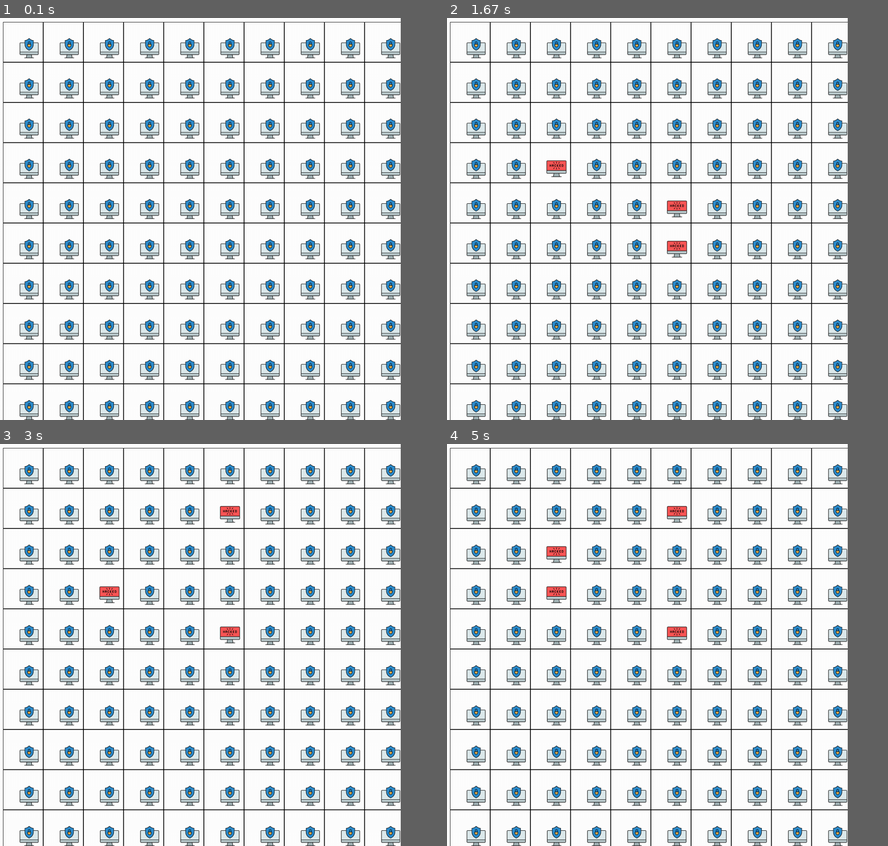
Above: before the commit, frames 1-4 (two rows, left to right).
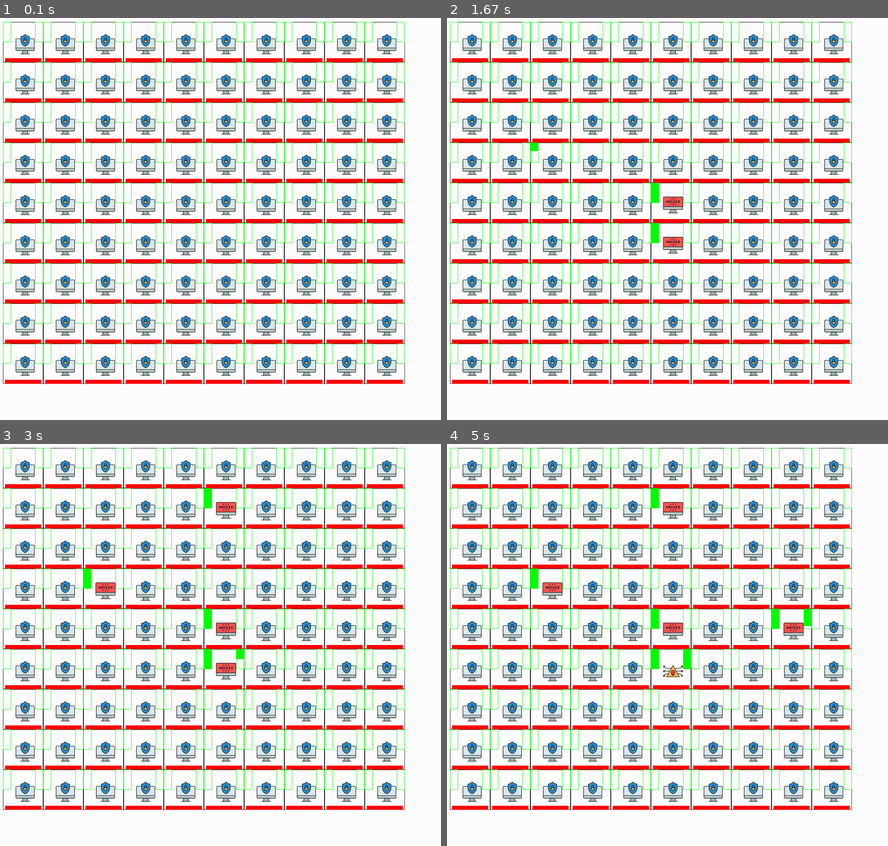
Above: after the commit, the same moments.

Repository: IISERGEYII/Project_Kazarnikov_And_Shulga
Game: pygame game, started from the_playing_field.py
Same seed, same stepped clock (60 frames per second), same inputs: the game is played once before the commit and once after it.
Inputs (mouse positions are in pixels of both pictures, inside the frame that each line leads up to):
- Up to frame 1 (0.1 s): no input
- Up to frame 2 (1.67 s): click (667, 219) at 0.4 s; click (667, 247) at 0.72 s; click (530, 158) at 1.05 s
- Up to frame 3 (3 s): click (229, 512) at 1.88 s; click (224, 689) at 2.22 s
- Up to frame 4 (5 s): click (782, 608) at 3.55 s; click (804, 636) at 3.88 s; click (539, 568) at 4.72 s
In our replay, the window is 818x818 before the commit and 900x818 after it. These sizes can differ from the game's own. Grey fills any space a smaller window leaves; there, only what the larger window draws over its background counts as a difference.

The runs differ from the first frame. In frame 1, 33% of the frame differs, in the area x 0-92%, y 0-100%; in frame 2, 34%; in frame 3, 34%; in frame 4, 34%.

Commit message:
Первичное отображение поля и отображения взлома/шифровки

Diff:
--- a/board_pygame.py
+++ b/board_pygame.py
@@ -12,6 +12,61 @@
         self.blockedList = []
         self.main = False
         self.__initAV(mode_coeff, HP)
+
+    def __initAV(self, mode_coeff, HP):
+        random.seed()
+        avType = random.randrange(1, 5)
+        if avType == 1:
+            self.av = AV_Kaspersky(mode_coeff, HP)
+        elif avType == 2:
+            self.av = AV_Bitdefender(mode_coeff, HP)
+        elif avType == 3:
+            self.av = AV_Norton(mode_coeff, HP)
+        elif avType == 4:
+            self.av = AV_Mcafee(mode_coeff, HP)
+
+    def getAV(self):
+        return self.av
+
+    def getTypeAV(self):
+        return self.av.type
+
+    def isHacked(self):
+        return self.hacked
+
+    def isEncrypted(self):
+        return self.encrypted
+
+    def isBlocked(self):
+        return bool(len(self.isBlockedByList))
+
+    def isAccess(self):
+        return self.access
+
+    def isMain(self):
+        return self.main
+
+    def setBlock(self, blockFlag, av):
+        if blockFlag is True:
+            self.isBlockedByList.append(av)
+        else:
+            self.isBlockedByList.remove(av)
+
+    def setAccess(self):
+        self.access = True
+
+    def setMain(self):
+        self.main = True
+
+    def setHacked(self):
+        self.hacked = True
+        self.av.hp = 0
+
+    def setEncrypted(self):
+        self.encrypted = True
+
+    def avActive(self):
+        return self.av.isActive()
 
 
 class Board:
--- a/field.py
+++ b/field.py
@@ -1,17 +1,17 @@
 from PyQt6.QtWidgets import QWidget, QPushButton, QGridLayout, QProgressBar, QHBoxLayout, QLCDNumber, \
-    QDialog, QVBoxLayout
+    QDialog, QVBoxLayout, QApplication
 from PyQt6.QtCore import Qt, QTimer, QSize
 from PyQt6.QtGui import QPixmap, QIcon
 from board import *
+import sys
 
 
 class The_playing_field(QWidget):
 
-    def __init__(self, mainWidget, params):
+    def __init__(self):
         super().__init__()
-        self.main_widget = mainWidget
-        self.params = params
-        self.board = Board(params)
+        self.init_param = {"rows": 10, "cols": 10, "mode_coeff": 1.5, "HP": 60}
+        self.board = Board(self.init_param)
         self.nodes = {}
         self.timers = {}
         self.icons = {}
@@ -68,7 +68,7 @@
         self.lcd_number.setFixedSize(1000, 50)
         self.end_timer = QTimer(self)
         self.end_timer.timeout.connect(self.timeout_end)
-        self.end_time = int(60 * (2 - self.params.get("mode_coeff")))
+        self.end_time = int(60 * (2 - self.init_param.get("mode_coeff")))
         self.lcd_number.display(self.end_time)
         timerGroup.addWidget(self.lcd_number)
         self.mainGroup.addLayout(timerGroup)
@@ -335,3 +335,10 @@
         self.lcd_number.display(self.end_time)
         if self.end_time == 0:
             self.end_game()
+
+
+if __name__ == '__main__':
+    app = QApplication(sys.argv)
+    ex = The_playing_field()
+    ex.show()
+    sys.exit(app.exec())
--- a/the_playing_field.py
+++ b/the_playing_field.py
@@ -1,14 +1,184 @@
 import pygame
 import os
-
-from board_pygame import Board, Node
+import random
+
+
+class Node:
+
+    def __init__(self, row, col, mode_coeff, HP):
+        self.row = row
+        self.col = col
+        self.hacked = False
+        self.encrypted = False
+        self.access = False
+        self.hackProgress = 0
+        self.encryptedProgress = 0
+        self.isBlockedByList = []
+        self.blockedList = []
+        self.main = False
+        self.phase_node = 1
+
+    #        self.__initAV(mode_coeff, HP)
+
+    #    def __initAV(self, mode_coeff, HP):
+    #        random.seed()
+    #        avType = random.randrange(1, 5)
+    #        if avType == 1:
+    #            self.av = AV_Kaspersky(mode_coeff, HP)
+    #        elif avType == 2:
+    #            self.av = AV_Bitdefender(mode_coeff, HP)
+    #        elif avType == 3:
+    #            self.av = AV_Norton(mode_coeff, HP)
+    #        elif avType == 4:
+    #            self.av = AV_Mcafee(mode_coeff, HP)
+
+    def getAV(self):
+        return self.av
+
+    def getTypeAV(self):
+        return self.av.type
+
+    def isHacked(self):
+        return self.hacked
+
+    def isEncrypted(self):
+        return self.encrypted
+
+    def isBlocked(self):
+        return bool(len(self.isBlockedByList))
+
+    def isAccess(self):
+        return self.access
+
+    def isMain(self):
+        return self.main
+
+    def setBlock(self, blockFlag, av):
+        if blockFlag is True:
+            self.isBlockedByList.append(av)
+        else:
+            self.isBlockedByList.remove(av)
+
+    def setAccess(self):
+        self.access = True
+
+    def setMain(self):
+        self.main = True
+
+    def setHacked(self):
+        self.hacked = True
+
+    #       self.av.hp = 0
+
+    def setEncrypted(self):
+        self.encrypted = True
+
+    def avActive(self):
+        return self.av.isActive()
+
+
+class Board:
+    def __init__(self, params):
+        self.rows = params.get("rows")
+        self.cols = params.get("cols")
+        self.mode_coeff = params.get("mode_coeff")
+        self.HP = params.get("HP")
+        self.__initNodes()
+        #        self.virus = Virus()
+        self.alarmTimerActive = False
+        self.list_picture_number = []
+        self.activeAV = []
+        self.activeRepairs = []
+
+    def __initNodes(self):
+        random.seed()
+        self.nodeList = [[Node(i, j, self.mode_coeff, self.HP) for j in range(self.cols)] for i in range(self.rows)]
+
+        startCol = 0
+        selectSet = list(range(self.rows))
+
+        while startCol < self.cols:
+            startRow = random.choice(selectSet)
+            startNode = self.getNodeByIndex(startRow, startCol)
+            if startNode is None:
+                selectSet.remove(startRow)
+                if len(selectSet) == 0:
+                    startCol += 1
+                    selectSet = list(range(self.rows))
+            else:
+                break
+
+        startNode.setAccess()
+        startNode.setHacked()
+        startNode.hackProgress = 100
+        startNode.encryptedProgress = 100
+        accessibleNodes = self.accessibleNodes(startNode)
+        for node in accessibleNodes:
+            node.setAccess()
+
+        nodeNumbers = []
+        for i in range(self.rows):
+
+            for j in range(self.cols - 1, self.cols - 1 - i, -1):
+                number = i * self.rows + j
+                nodeNumbers.append(number)
+
+        mainNodeNumber = random.choice(nodeNumbers)
+        mainNode = self.nodeList[mainNodeNumber // self.rows][mainNodeNumber % self.cols]
+        mainNode.setMain()
+
+    def getNodeByIndex(self, row, col):
+        return self.nodeList[row][col]
+
+    def accessibleNodes(self, node, radius=1):
+        accessibleNodes = []
+
+        for i in range(1, radius + 1):
+
+            if node.row + i < self.rows:
+                near_node = self.getNodeByIndex(node.row + i, node.col)
+                accessibleNodes.append(near_node)
+
+            if node.row - i >= 0:
+                near_node = self.getNodeByIndex(node.row - i, node.col)
+                accessibleNodes.append(near_node)
+
+            if node.col + i < self.cols:
+                near_node = self.getNodeByIndex(node.row, node.col + i)
+                accessibleNodes.append(near_node)
+
+            if node.col - i >= 0:
+                near_node = self.getNodeByIndex(node.row, node.col - i)
+                accessibleNodes.append(near_node)
+
+        return accessibleNodes
+
+    def attackNode(self, attackNode):
+        self.virus.attackNode(attackNode, self)
+
+    def endGame(self):
+        pass
+
+    def setAlarmTimerActive(self):
+        self.alarmTimerActive = True
+
+    def getScores(self):
+        scores = 0
+        for nodes in self.nodeList:
+            for node in nodes:
+                if node.isEncrypted():
+                    if node.isMain():
+                        scores += 3000
+                    else:
+                        scores += 50
+        return scores
 
 
 class The_playing_field:
-    def __init__(self, width, height):
+    def __init__(self, width, height, params):
         self.width = width
         self.height = height
-        self.board = [[0] * width for _ in range(height)]
+        self.phase_nodes = [[1] * width for _ in range(height)]
         self.left = 10
         self.top = 10
         self.cell_size = 100
@@ -20,19 +190,61 @@
         self.cell_size = cell_size
 
     def render(self, screen):
-        rect = pygame.Rect(self.left, self.top, self.cell_size, self.cell_size, width=1)
+        square = pygame.Rect(10, 10, self.cell_size, self.cell_size)
+        hacker_bar = pygame.Rect(10, 10, 20, 50)
+        encrypted_bar = pygame.Rect(90, 10, 20, 50)
+        hp_bar = pygame.Rect(15, 100, 90, 10)
         for i in range(self.height):
             for j in range(self.width):
 
-                pygame.draw.rect(screen, "black", rect.move(j * self.cell_size, i * self.cell_size), width=1)
-                if self.board[i][j] == 0:
+                pygame.draw.rect(screen, "black", square.move(j * self.cell_size, i * self.cell_size), width=1)
+                pygame.draw.rect(screen, "green", hacker_bar.move(j * self.cell_size, i * self.cell_size), width=1)
+                pygame.draw.rect(screen, "green", encrypted_bar.move(j * self.cell_size, i * self.cell_size),
+                                 width=1)
+                pygame.draw.rect(screen, "red", hp_bar.move(j * self.cell_size, i * self.cell_size))
+                if self.phase_nodes[i][j] == 1:
                     image = self.load_image("node_protect.png")
-                    image_rect = image.get_rect(bottomright=((j + 1) * self.cell_size, (i + 1) * self.cell_size))
+                    image_rect = image.get_rect(
+                        bottomright=((j + 1) * self.cell_size - 10, (i + 1) * self.cell_size - 10))
                     screen.blit(image, image_rect)
-                else:
+                elif self.phase_nodes[i][j] == 2:
                     image = self.load_image("node_hacked.png")
-                    image_rect = image.get_rect(bottomright=((j + 1) * self.cell_size, (i + 1) * self.cell_size))
+                    image_rect = image.get_rect(
+                        bottomright=((j + 1) * self.cell_size - 10, (i + 1) * self.cell_size - 10))
                     screen.blit(image, image_rect)
+                    pygame.draw.rect(screen, "green", hacker_bar.move(j * self.cell_size, i * self.cell_size))
+                elif self.phase_nodes[i][j] == 3:
+                    image = self.load_image("encrypted.png")
+                    image_rect = image.get_rect(
+                        bottomright=((j + 1) * self.cell_size - 10, (i + 1) * self.cell_size - 10))
+                    screen.blit(image, image_rect)
+                    pygame.draw.rect(screen, "green", hacker_bar.move(j * self.cell_size, i * self.cell_size))
+                    pygame.draw.rect(screen, "green",
+                                     encrypted_bar.move(j * self.cell_size, i * self.cell_size))
+
+    def phase_change(self, phase, x, y):
+        if phase == 3:
+            return 3
+        if phase == 1:
+            progress = 0
+            clock = pygame.time.Clock()
+            while progress <= 5:
+                progress += 10 * clock.tick() / 1000
+                progress_hacker_bar = pygame.Rect(10, 10, 20, progress * 10)
+                pygame.draw.rect(screen, "green", progress_hacker_bar.move(y * self.cell_size, x * self.cell_size))
+                pygame.display.flip()
+            phase += 1
+            return phase
+        elif phase == 2:
+            progress = 0
+            clock = pygame.time.Clock()
+            while progress <= 10:
+                progress_encrypted_bar = pygame.Rect(90, 10, 20, progress * 5)
+                pygame.draw.rect(screen, "green", progress_encrypted_bar.move(y * self.cell_size, x * self.cell_size))
+                progress += 10 * clock.tick() / 1000
+                pygame.display.flip()
+            phase += 1
+            return phase
 
     def get_cell(self, mouse_pos):
         x, y = mouse_pos
@@ -43,7 +255,7 @@
     def on_click(self, cell_coords):
         if cell_coords is not None:
             i, j = cell_coords
-            self.board[i][j] = (self.board[i][j] + 1) % 2
+            self.phase_nodes[i][j] = self.phase_change(self.phase_nodes[i][j], i, j)
 
     def get_click(self, mouse_pos):
         x, y = mouse_pos
@@ -106,9 +318,17 @@
         image = pygame.image.load(os.path.join("icons", name))
         return image
 
-
-field = The_playing_field(10, 10)
-screen = pygame.display.set_mode((1000, 1000))
+    def initializing_the_node_phase(self, i, j, node):
+        if node == 3:
+            return
+        self.board[i][j] = node + 1
+
+
+fps = 20
+clock = pygame.time.Clock()
+init_param = {"rows": 10, "cols": 10, "mode_coeff": 1.5, "HP": 60}
+field = The_playing_field(10, 9, init_param)
+screen = pygame.display.set_mode((1100, 1000))
 running = True
 while running:
     for event in pygame.event.get():
@@ -120,3 +340,4 @@
     screen.fill((255, 255, 255))
     field.render(screen)
     pygame.display.flip()
+    clock.tick(fps)
